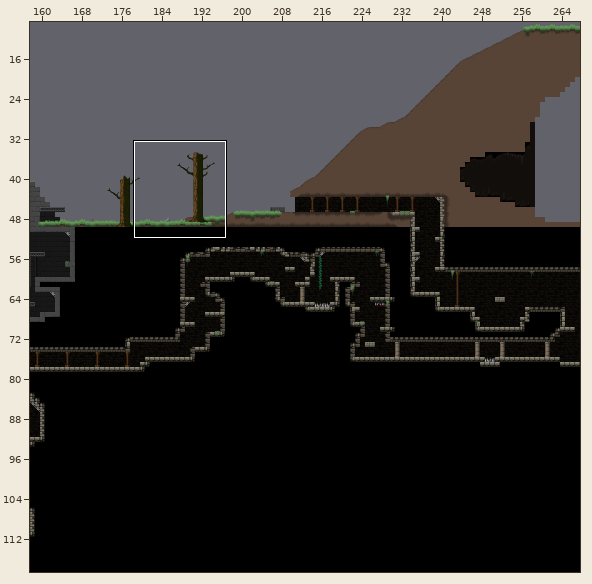
Level history. Tiled map: app/assets/levels/main.tmx. Above: a wide view before the commit, with the close-up outlined.
Close-up. The starting point:
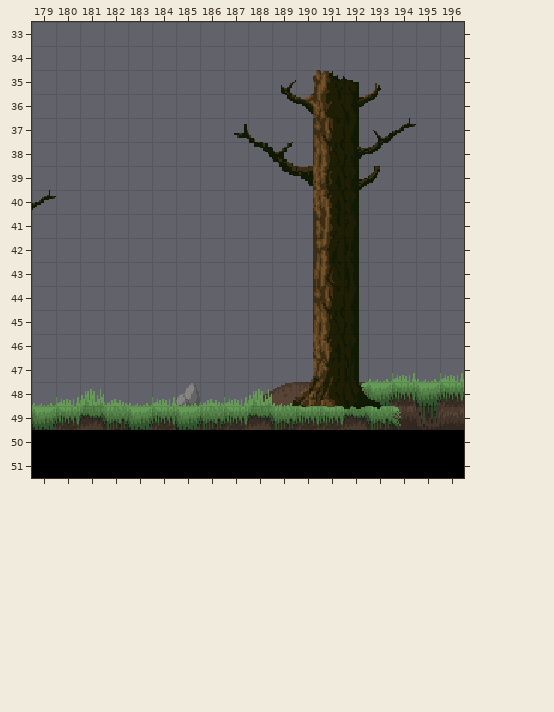
Cells are 16x16 px. Shown: x 179..196, y 33..51. The commit also changed other parts of the map, which this record leaves out.
And afterwards:
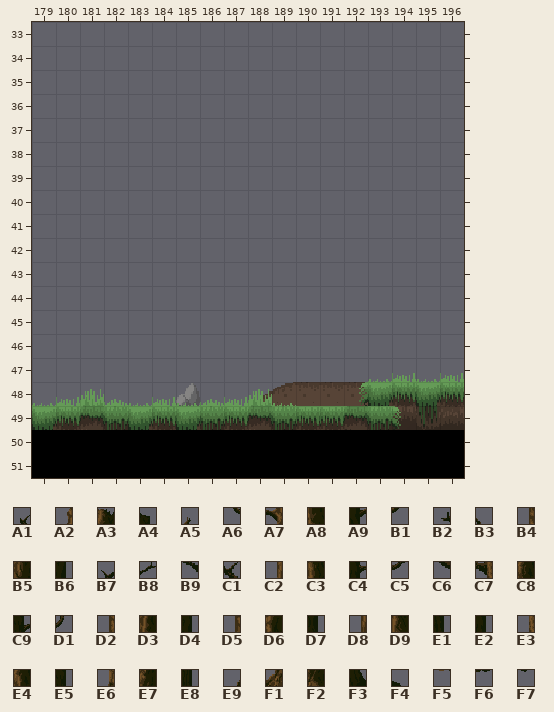
Key: from "Sprites": A1 653, A2 654, A3 655, A4 656, A5 657, A6 685, A7 686, A8 687, A9 688, B1 689, B2 715, B3 716, B4 718, B5 719, B6 720, B7 721, B8 722, B9 748, C1 749, C2 750, C3 751, C4 752, C5 753, C6 781, C7 782, C8 783, C9 784, D1 785, D2 846, D3 847, D4 848, D5 878, D6 879, D7 880, D8 910, D9 911, E1 912, E2 976, E3 1006, E4 1007, E5 1008, E6 1038, E7 1039, E8 1040, E9 1069, F1 1070, F2 1071, F3 1072, F4 1073, F5 1103, F6 1104, F7 1105.
__ is an empty cell.
Tiles replaced or removed in this view: A1, A2, A3, A4, A5, A6, A7, A8, A9, B1, B2, B3, B4, B5, B6, B7, B8, B9, C1, C2, C3, C4, C5, C6, C7, C8, C9, D1, D2, D3, D4, D5, D6, D7, D8, D9, E1, E2, E3, E4, E5, E6, E7, E8, E9, F1, F2, F3, F4, F5, F6, F7.
Change:
Changed rows in their new state; .. is an unchanged cell.
Layer "Foreground" (now hidden):
first column x 179:
35 .. .. .. .. .. .. .. .. .. .. __ __ __ __ __ ..
36 .. .. .. .. .. .. .. .. .. .. __ __ __ __ __ ..
37 .. .. .. .. .. .. .. .. __ __ .. __ __ __ __ __
38 .. .. .. .. .. .. .. .. .. __ __ __ __ __ __ ..
39 .. .. .. .. .. .. .. .. .. .. __ __ __ __ __ ..
40 __ .. .. .. .. .. .. .. .. .. .. __ __ __ .. ..
41 .. .. .. .. .. .. .. .. .. .. .. __ __ __ .. ..
42 .. .. .. .. .. .. .. .. .. .. .. __ __ __ .. ..
43 .. .. .. .. .. .. .. .. .. .. .. __ __ __ .. ..
44 .. .. .. .. .. .. .. .. .. .. .. __ __ __ .. ..
45 .. .. .. .. .. .. .. .. .. .. .. __ __ __ .. ..
46 .. .. .. .. .. .. .. .. .. .. .. __ __ __ .. ..
47 .. .. .. .. .. .. .. .. .. .. .. __ __ __ .. ..
48 .. .. .. .. .. .. .. .. .. .. __ __ __ __ __ ..
49 .. .. .. .. .. .. .. .. .. .. .. .. __ __ __ ..
Pixel boxes of the changes (left, top, right, bottom) in both close-ups:
removed: (234, 70, 416, 409)
removed: (32, 190, 56, 210)
